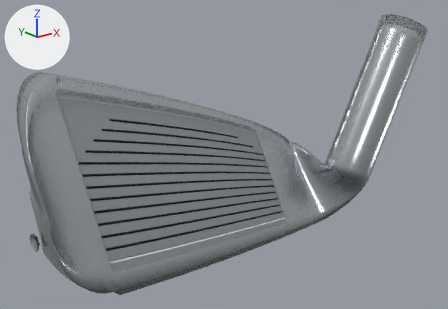
The glTF model assets/clubs/heads/201-mkii.glb, before and after one commit.
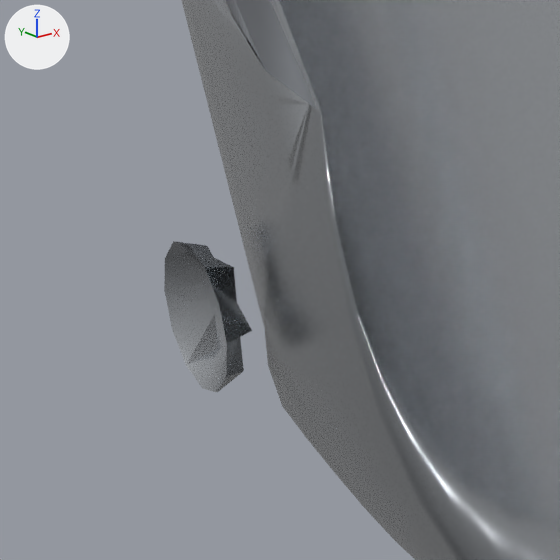
Each version is shown whole from a camera (50 mm lens) standing at (-0.0964, -0.1091, 0.0732) and looking at (0.0003, 0.0119, 0.0248), then close up on the part from 2% to 17% of the width and 66% to 88% of the height. The lights are fixed; the arrows at upper left show +X, +Y and +Z. The last two pictures show the newer version. Where no turn or scale is listed for an object, it has been applied to the vertices. Vertices at exactly the same position are counted once.

Objects in the first close-up: '201-mkii'.
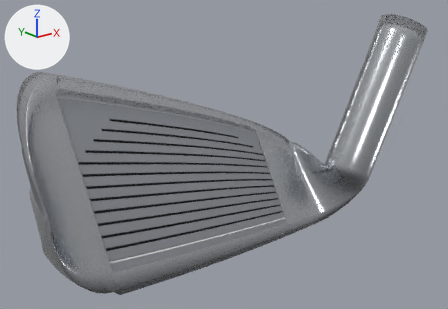
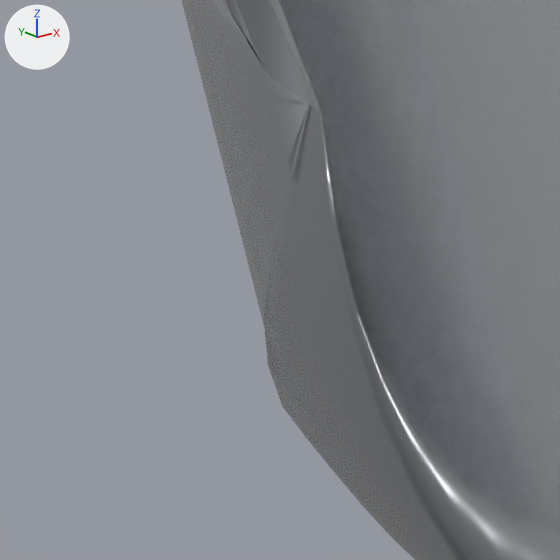
Where the newer file only moved an object's origin or applied its transform, the numbers keep the older frame.

What differs and where, as boxes [x1, y1, x2, y2] in the close-ups (560 x 560 px):
'201-mkii', reshaped
    before: [164, 0, 560, 560]
    after: [182, 0, 560, 560]
part 1 of me_201_mkii, deleted
    before: [164, 241, 252, 392]

Edits to the bpy script that builds the scene:
```text
Change me_201_mkii:
    used by ob_201_mkii; location = (0.00286, 0.01186, 0.02986)
    remove me_201_mkii.from_pydata(...)  # 3834 vertices, 7650 faces; spans x -0.0559..0.0559, y -0.0213..0.0213, z -0.0293..0.0293
    add me_201_mkii.from_pydata(...)  # 3814 vertices, 7624 faces; spans x -0.0559..0.0559, y -0.0213..0.0213, z -0.0293..0.0293
    me_201_mkii part 1: the loose piece of 24 vertices spanning x -0.0557..-0.0549, y -0.0039..0.0001, z -0.0159..-0.0119 is deleted
    other edits to the shape of me_201_mkii do not show in these pictures
```
